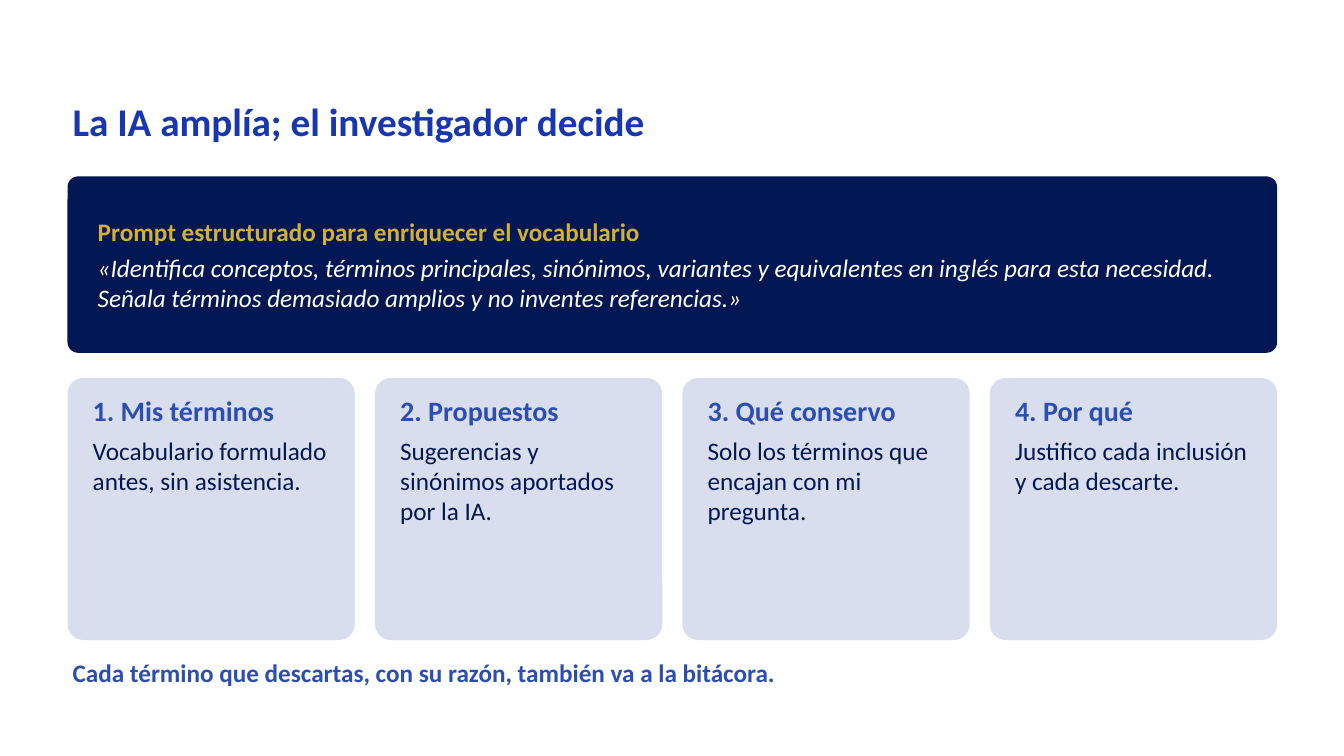
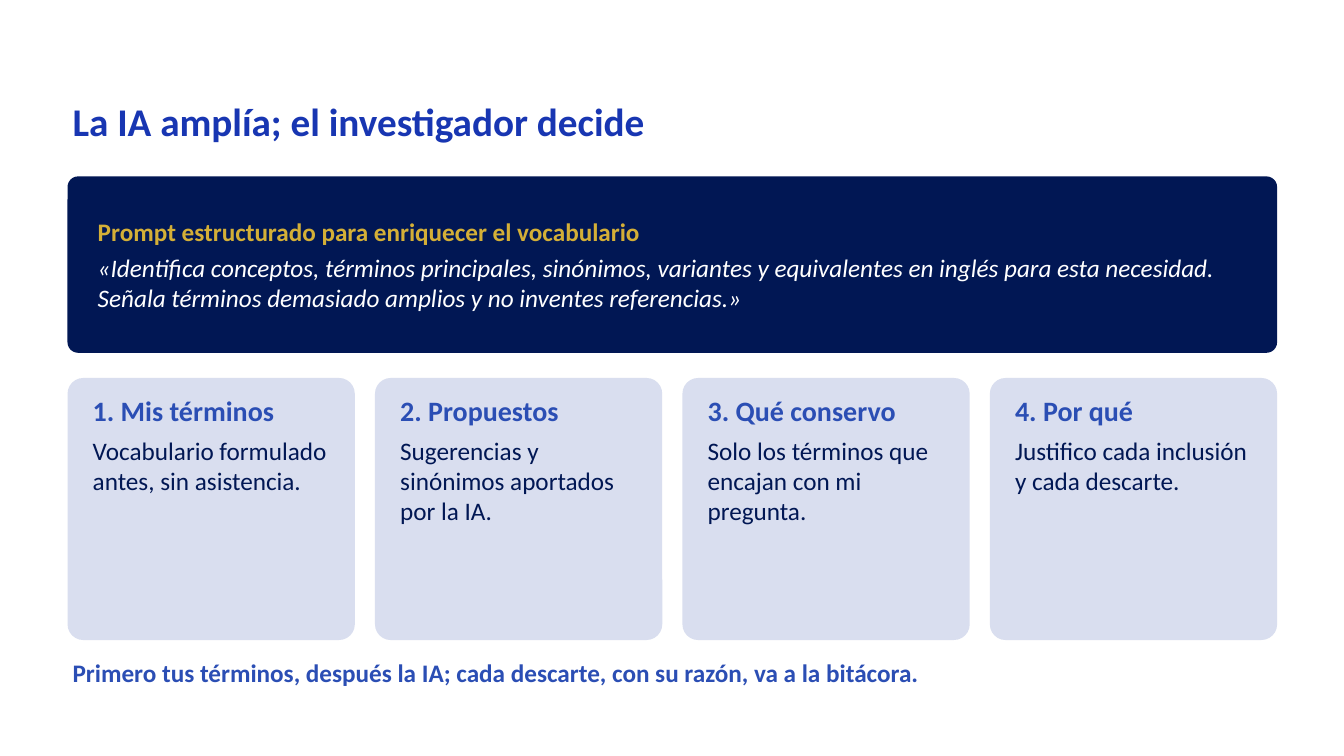
Before and after one commit to Rociosayan/analitica-empresarial-integrada, a slide deck: slide 10 of Sesion_04.pptx (slide 14 before the commit). Drawn at 1344x756 pixels with LibreOffice and Linux fonts; fonts in the diff are those of the drawing; background and template pictures are left out. Boxes give left, top, right and bottom in pixels: in the first picture for what was removed or moved away, otherwise in the second. Text is boxed around its words. In the diff, an @@ line names an element or a change of style, - is before the commit and + after.

```diff
--- a/Sesion_04.pptx
+++ b/Sesion_04.pptx
@@ text at [73, 664, 918, 686]: text changed @@
-Cada término que descartas, con su razón, también va a la bitácora.
+Primero tus términos, después la IA; cada descarte, con su razón, va a la bitácora.
```
Also in this commit, not shown: 2 other slides changed, 12 slides removed.
